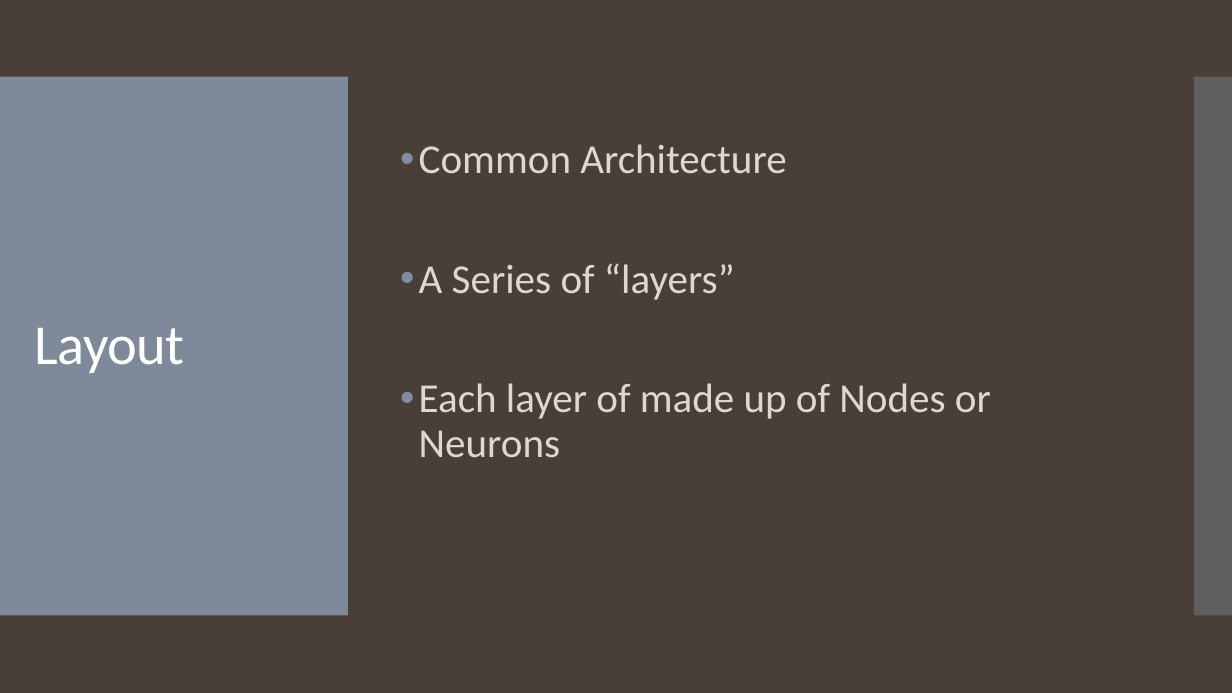
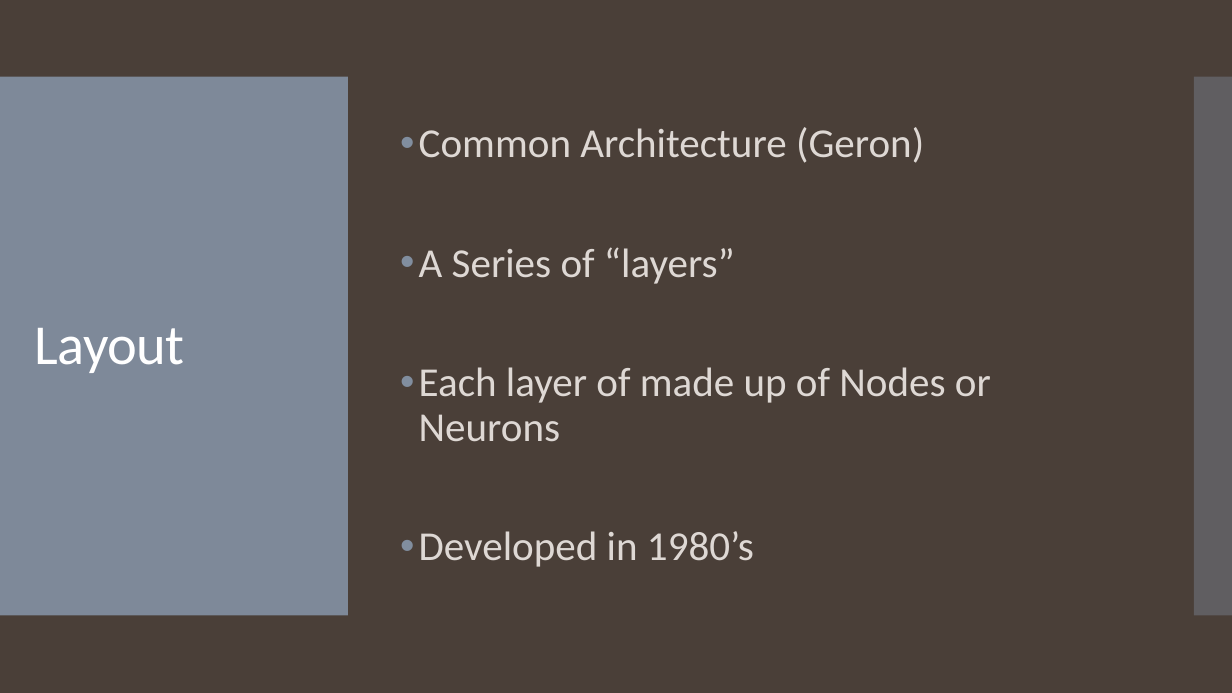
Before and after one commit to landonbuell/Convolutional-Neural-Networks, a slide deck: slide 4 of Presentations/11_03_2020/Training a Multilayer Perceptron with Stochastic Gradient Descent.pptx. Drawn at 1232x693 pixels with LibreOffice and Linux fonts; fonts in the diff are those of the drawing. Boxes give left, top, right and bottom in pixels: in the first picture for what was removed or moved away, otherwise in the second. Text is boxed around its words. In the diff, an @@ line names an element or a change of style, - is before the commit and + after.

```diff
--- a/Presentations/11_03_2020/Training a Multilayer Perceptron with Stochastic Gradient Descent.pptx
+++ b/Presentations/11_03_2020/Training a Multilayer Perceptron with Stochastic Gradient Descent.pptx
@@ text at bbox=[419, 127, 924, 163]: text changed @@
-• Common Architecture
+• Common Architecture (Geron)
@@ text at bbox=[419, 531, 754, 567]: paragraph added @@
+• Developed in 1980’s
```
Also in this commit, not shown: 2 other slides changed, 6 slides added, 1 other file.
